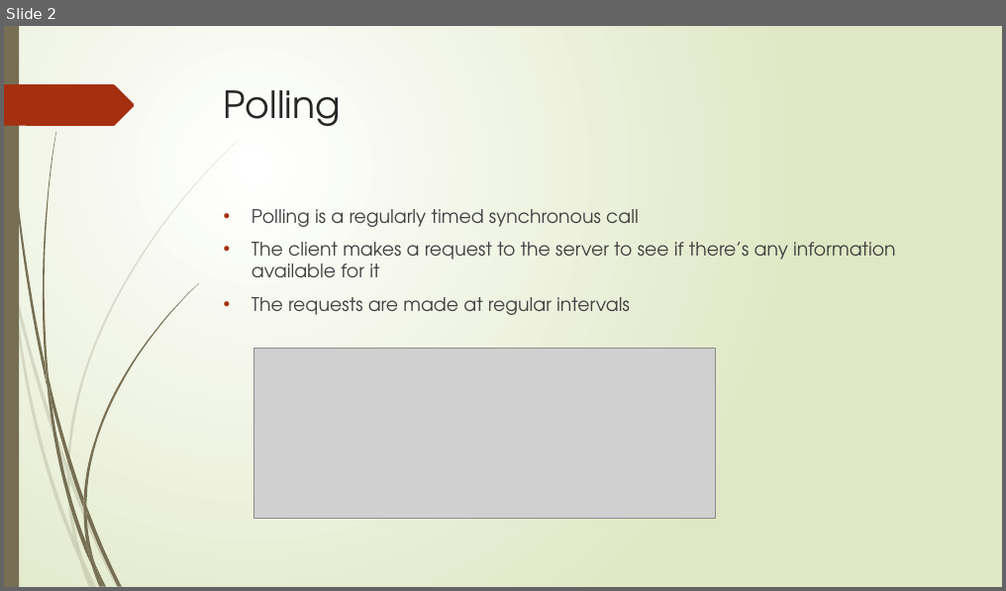
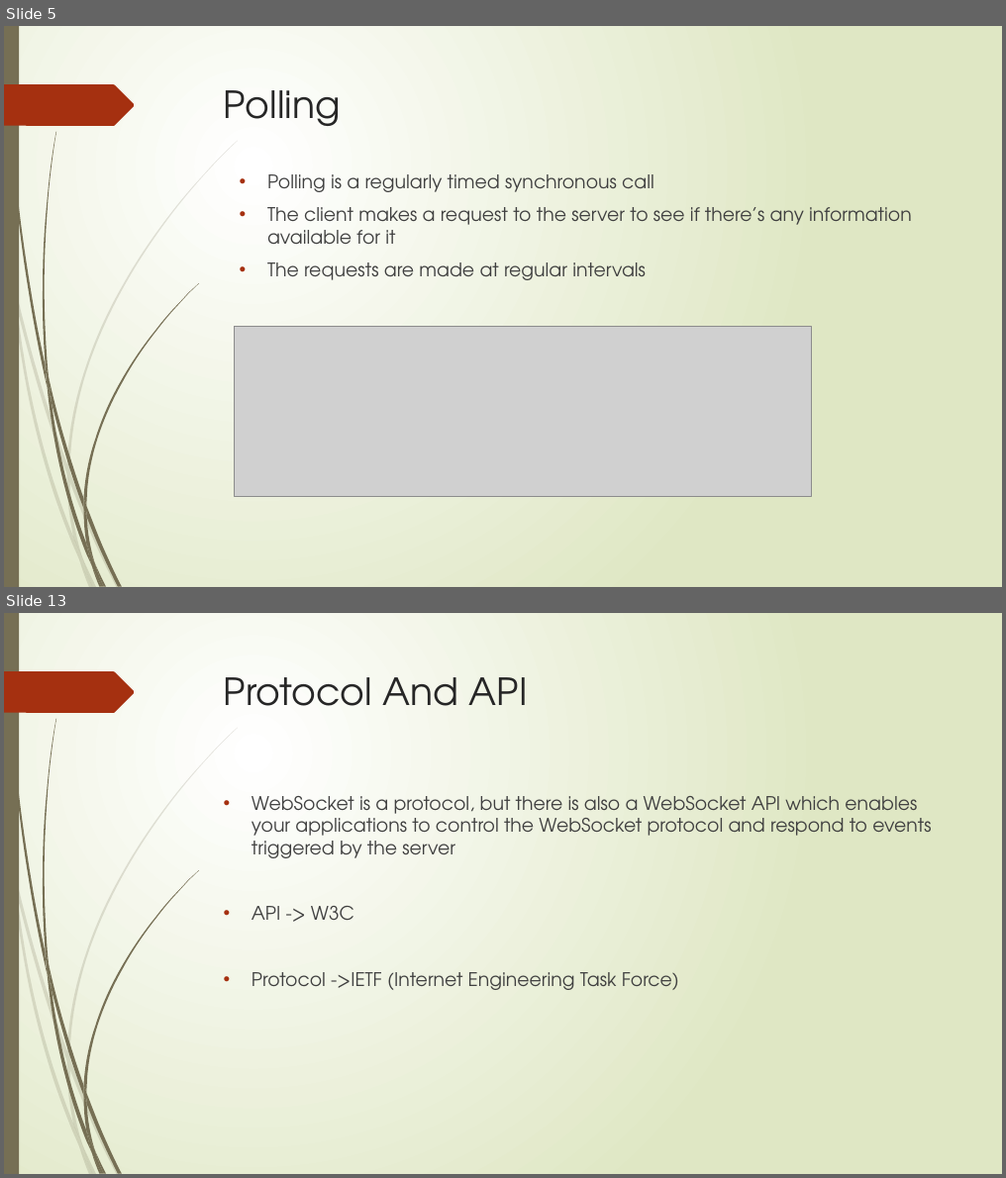
Before and after one commit to aliammar7/WebSocket, a slide deck: Websocket.pptx. Shown one above the other, each under a label of ours: slide 2 before the commit, slides 5 and 13 after it; the slides between them are not shown. The pictures are 1006x591 and 1006x1178 pixels, drawn with LibreOffice and Linux fonts; fonts in the diff are those of the drawing; grey boxes stand for pictures. Boxes give left, top, right and bottom in pixels: in the first picture for what was removed or moved away, otherwise in the second. Text is boxed around its words. In the diff, an @@ line names an element or a change of style, - is before the commit and + after.

```diff
--- a/Websocket.pptx
+++ b/Websocket.pptx
@@ slide 13 added at [4, 613, 1002, 1174], background gradient #FFFFFF to #DFE8C4; not listed: 24 template elements that a slide beside it also shows @@
@@ title added at [224, 677, 528, 706], 36 pt, text #262626 @@
+Protocol And API
@@ text added at [252, 796, 931, 990], 18 pt, text #404040 @@
+• WebSocket is a protocol, but there is also a WebSocket API which enables your applications to control the WebSocket protocol and respond to events triggered by the server
+• API -> W3C
+• Protocol ->IETF (Internet Engineering Task Force)
@@ what was slide 2 is now slide 5 @@
@@ slide 5 changed as well @@
@@ text "Polling is a regularly timed ...": place and size @@
-text "Polling is a regularly timed ..." at [252, 209, 896, 315]
+text "Polling is a regularly timed ..." at [267, 174, 912, 280]
@@ picture: place and size @@
-picture at [254, 348, 715, 519]
+picture at [235, 326, 812, 497]
```
Also in this commit, not shown: 1 other slide changed, 19 other slides added, 1 slide removed.
